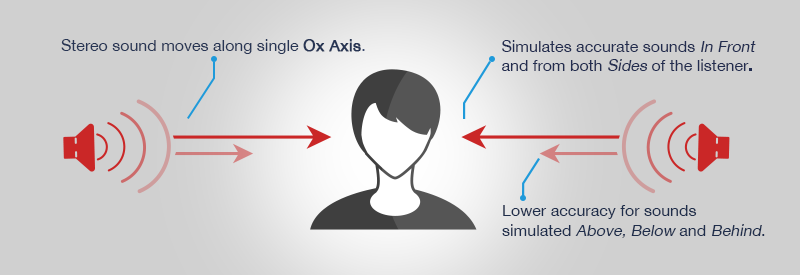
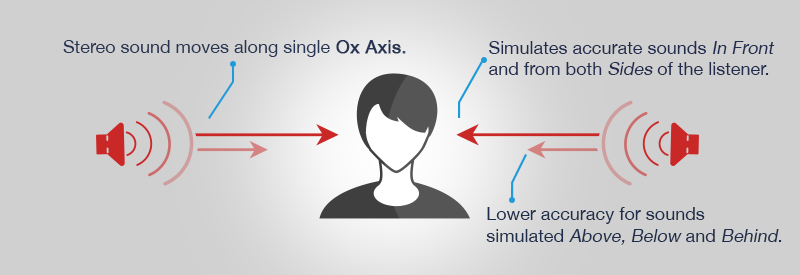
The second 800×275 image is a revision of the first. Changes to its layers:
painted on "Stereo sound moves along single Ox Axis." over [left=61, top=39, right=406, bottom=57]
painted on "Simulates accurate sounds In Front and from both Sides of the" over [left=489, top=40, right=775, bottom=75]
painted on "Lower accuracy for sounds simulated Above, Below and Behind." over [left=486, top=205, right=782, bottom=245]
painted on "Shape 7" over [left=188, top=62, right=234, bottom=119]
painted on "Shape 6" over [left=460, top=62, right=491, bottom=119]
painted on "Shape 2 copy 6" (1st of 2, in "Group 2 copy 2") over [left=136, top=99, right=194, bottom=194]
painted on "Shape 2 copy 6" (2nd of 2, in "Group 2 copy 2") over [left=120, top=111, right=171, bottom=183]
painted on "Shape 2 copy 2" over [left=63, top=121, right=153, bottom=172]
painted on "Rectangle 6 copy 6" (1st of 2, in "Group 2 copy 2") over [left=175, top=141, right=268, bottom=164]
painted on "Rectangle 6 copy 6" (2nd of 2, in "Group 2 copy 2") over [left=173, top=124, right=339, bottom=149]
painted on "Shape 2 copy 5" (1st of 2, in "Group 2 copy 2") over [left=601, top=99, right=656, bottom=194]
painted on "Shape 2 copy 5" (2nd of 2, in "Group 2 copy 2") over [left=624, top=111, right=673, bottom=183]
painted on "Shape 2 copy" over [left=642, top=121, right=730, bottom=172]
painted on "Rectangle 6 copy 5" (1st of 2, in "Group 2 copy 2") over [left=527, top=141, right=618, bottom=164]
painted on "Rectangle 6 copy 5" (2nd of 2, in "Group 2 copy 2") over [left=456, top=124, right=620, bottom=149]
painted on "Ellipse 3" over [left=381, top=45, right=524, bottom=270]
painted on "Forma 1" (3rd of 4, in "Group 2 copy 2") over [left=310, top=69, right=477, bottom=230]
painted on "Ellipse 1" (2nd of 3, in "Group 2 copy 2") over [left=357, top=87, right=428, bottom=221]
painted on "Ellipse 2" over [left=253, top=18, right=526, bottom=275]
…and 4 more changes (4 painted)
